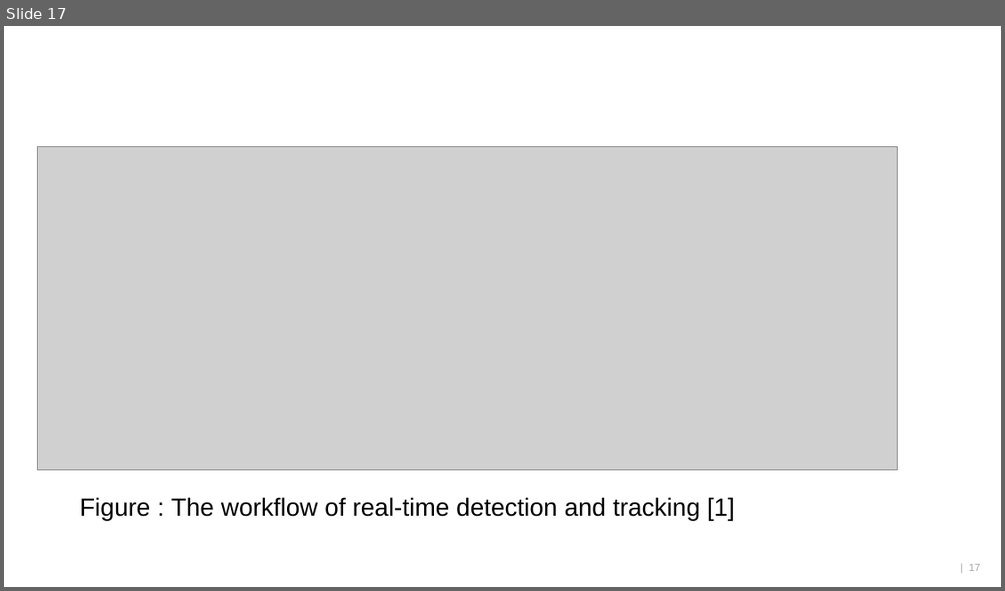
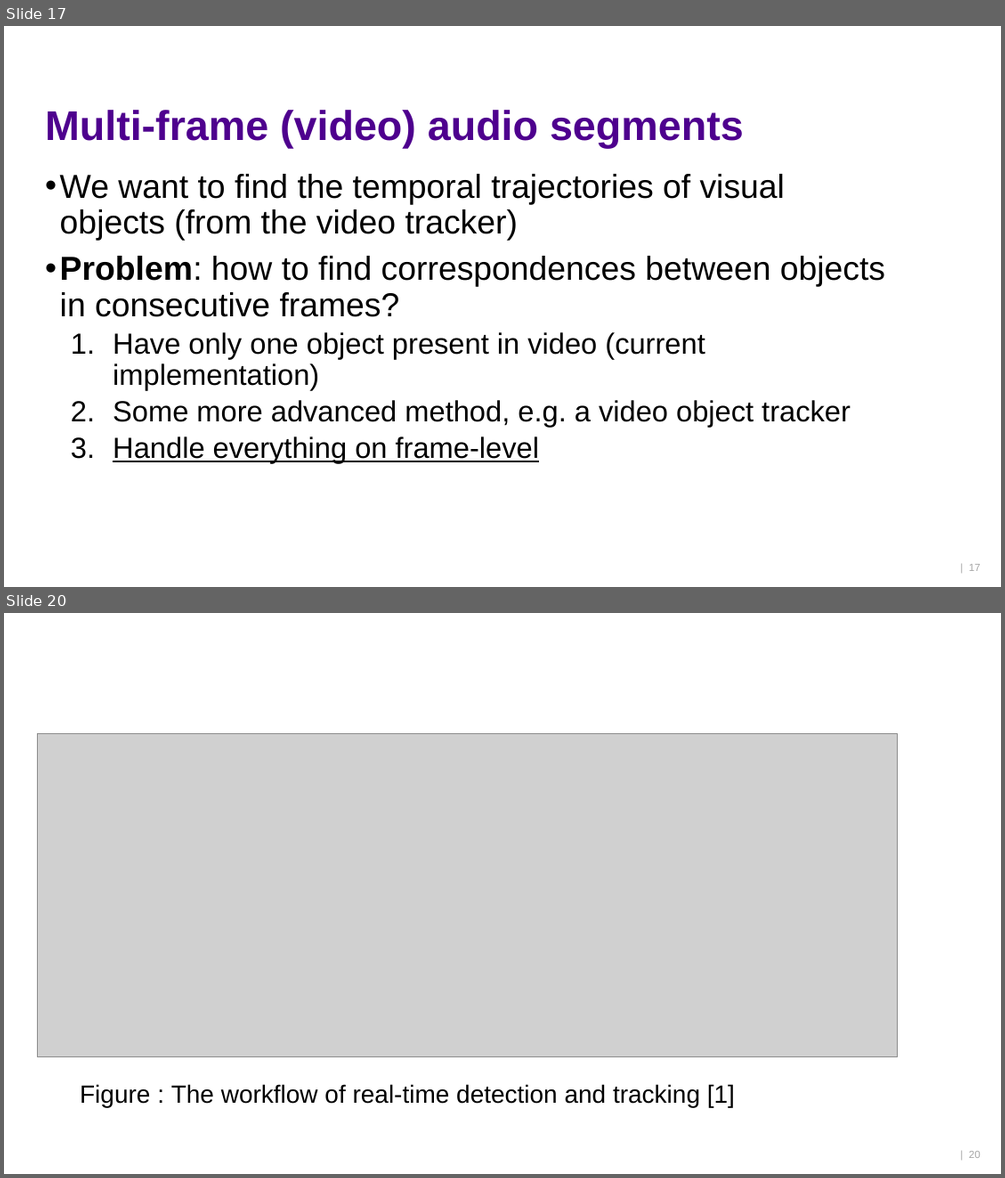
Before and after one commit to ktlhtn/AutoSTAnnot, a slide deck: Power point files/Final presentation.pptx. Shown one above the other, each under a label of ours: slide 17 before the commit, slides 17 and 20 after it; the slides between them are not shown. The pictures are 1005x591 and 1005x1178 pixels, drawn with LibreOffice and Linux fonts; fonts in the diff are those of the drawing; grey boxes stand for pictures; background and template pictures are left out. Boxes give left, top, right and bottom in pixels: in the first picture for what was removed or moved away, otherwise in the second. Text is boxed around its words. In the diff, an @@ line names an element or a change of style, - is before the commit and + after.

```diff
--- a/Power point files/Final presentation.pptx
+++ b/Power point files/Final presentation.pptx
@@ slide 17 added at <box>4,26,1001,587</box>, background #FFFFFF @@
@@ title added at <box>45,110,744,148</box>, 40 pt, text #4E008E, bold @@
+Multi-frame (video) audio segments
@@ text added at <box>60,174,885,463</box>, 32 pt, text #000000 @@
+• We want to find the temporal trajectories of visual objects (from the video tracker)
+• Problem: how to find correspondences between objects in consecutive frames?
+  1. Have only one object present in video (current implementation)
+  2. Some more advanced method, e.g. a video object tracker
+  3. Handle everything on frame-level
@@ page number added at <box>969,564,980,571</box>, 10 pt, text #A6A6A6 @@
+| 17
@@ what was slide 17 is now slide 20 @@
@@ page number at <box>969,1151,980,1158</box>: text changed @@
-| 17
+| 20
```
Also in this commit, not shown: 1 slide changed, 9 other slides added, 7 slides removed.
